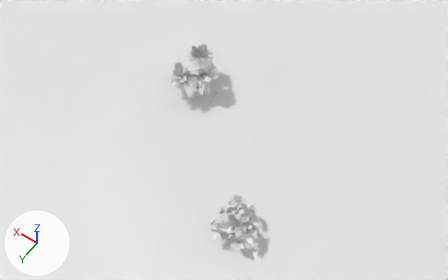
The COLLADA model island/assets/island.dae as it was, and as the next commit left it.
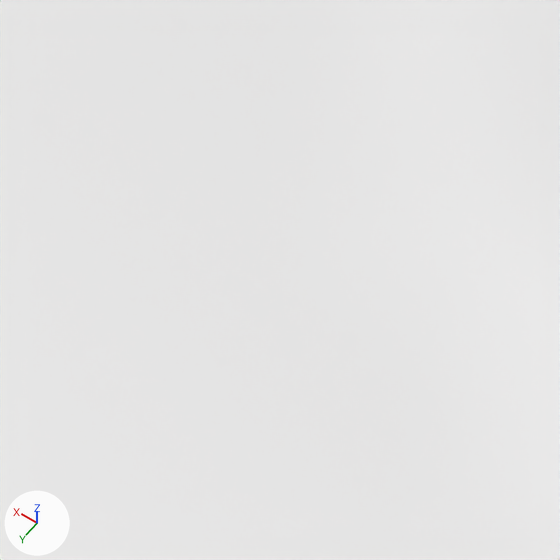
The first picture shows the older version from a 50 mm lens placed at (-28.4, 41.7, 64.7), pointed at (-1.1, 3.5, 4.7). The close-ups show both versions on the part from 0% to 28% of the width and 56% to 100% of the height of that picture; other places that the commit changed are outside them. Lighting does not change. The marker at lower left points along +X, +Y and +Z. The close-ups show mesh edges as thin lines. Materials are left out; every surface is plain grey. Where no turn or scale is listed for an object, it has been applied to the vertices.
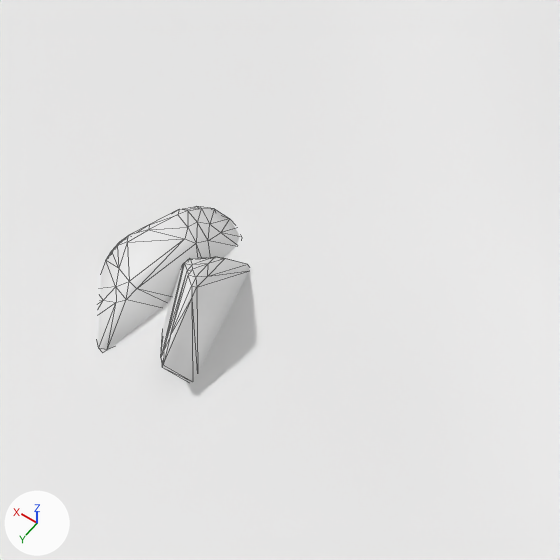
Location of each change, [x1, y1, x2, y2] in pixels of the close-ups (560 x 560 px):
'Cube_113_cell_005_cell_003_cell_007', added
    after: [98, 206, 240, 350]
'Cube_113_cell_005_cell_003_cell_000', added
    after: [161, 257, 249, 381]

What the commit changed:
Mesh me_cube_113_cell_005_cell_003_cell_007 is new.
It has 72 vertices, 140 faces and spans x -1.2..1.51, y -2.31..2.55, z -1.14..1.05.
Mesh me_cube_113_cell_005_cell_003_cell_000 is new.
It has 60 vertices, 116 faces and spans x -1.28..1.91, y -2.05..1.93, z -1.58..2.14.
Object 'Cube_113_cell_005_cell_003_cell_007' (ob_cube_113_cell_005_cell_003_cell_007) is new; it shows me_cube_113_cell_005_cell_003_cell_007.
Its location is (12.68, 23.21, 0.0).
Object 'Cube_113_cell_005_cell_003_cell_000' (ob_cube_113_cell_005_cell_003_cell_000) is new; it shows me_cube_113_cell_005_cell_003_cell_000.
Its location is (10.95, 23.5, 0.0).
